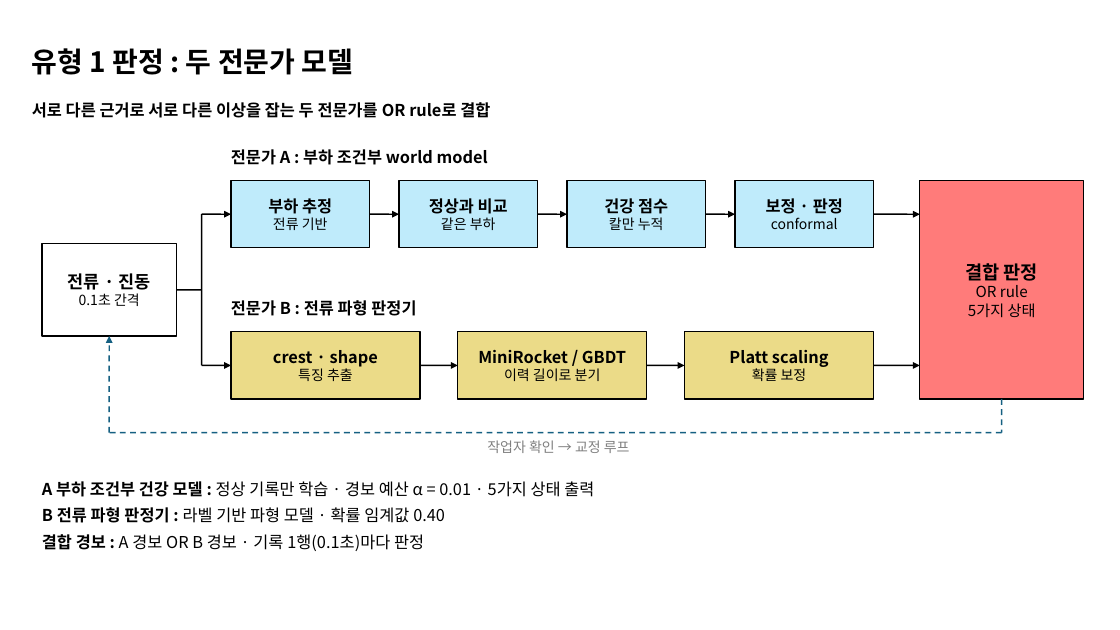
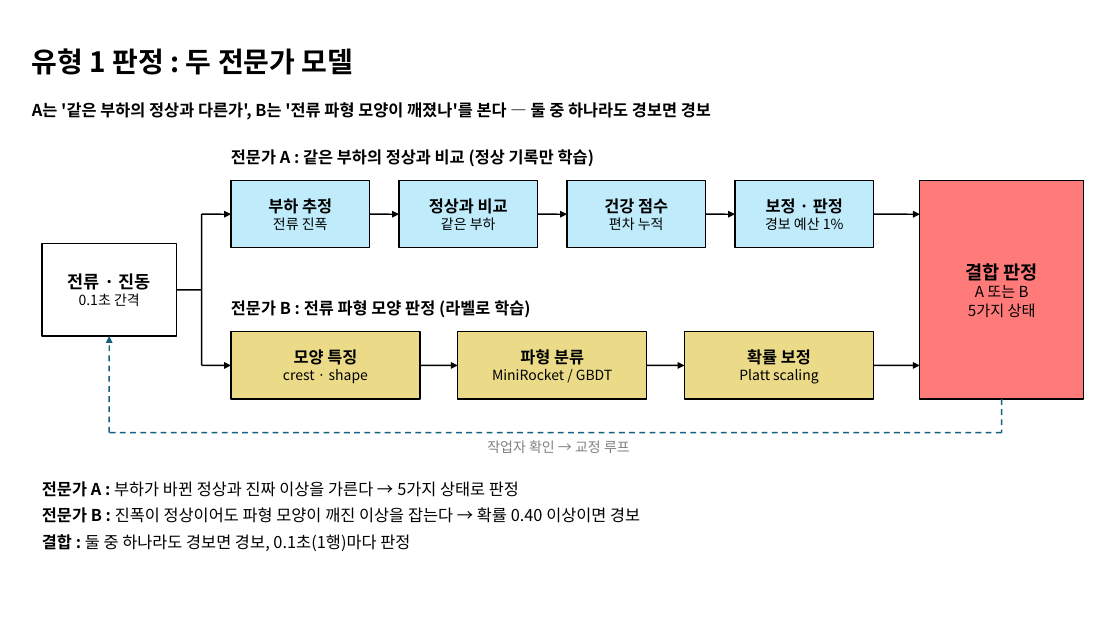
Before and after one commit to ZlataN-AI/KAMP, a slide deck: slide 8 of presentation/RIVET-WM_seminar.pptx. Drawn at 1120x630 pixels with LibreOffice and Linux fonts; fonts in the diff are those of the drawing. Boxes give left, top, right and bottom in pixels: in the first picture for what was removed or moved away, otherwise in the second. Text is boxed around its words. In the diff, an @@ line names an element or a change of style, - is before the commit and + after.

```diff
--- a/presentation/RIVET-WM_seminar.pptx
+++ b/presentation/RIVET-WM_seminar.pptx
@@ text at (32,100,711,122): text changed @@
-서로 다른 근거로 서로 다른 이상을 잡는 두 전문가를 OR rule로 결합
+A는 '같은 부하의 정상과 다른가', B는 '전류 파형 모양이 깨졌나'를 본다 — 둘 중 하나라도 경보면 경보
@@ text at (231,149,594,166): text changed @@
-전문가 A : 부하 조건부 world model
+전문가 A : 같은 부하의 정상과 비교 (정상 기록만 학습)
@@ text in rectangle at (273,217,328,230): text changed @@
-전류 기반
+전류 진폭
@@ text in rectangle at (609,217,664,230): text changed @@
-칼만 누적
+편차 누적
@@ text in rectangle at (765,217,844,230): text changed @@
-conformal
+경보 예산 1%
@@ text in rectangle at (975,285,1029,298): text changed @@
-OR rule
+A 또는 B
@@ text at (231,300,530,317): text changed @@
-전문가 B : 전류 파형 판정기
+전문가 B : 전류 파형 모양 판정 (라벨로 학습)
@@ text in rectangle at (294,349,357,365): paragraph added @@
+모양 특징
@@ text in rectangle at (520,349,584,365): paragraph added @@
+파형 분류
@@ text in rectangle at (747,349,811,365): paragraph added @@
+확률 보정
@@ text in rectangle at (283,369,368,384): size 14 to 12 pt, bold off in "crest · shape" @@
@@ text in rectangle at (298,368,353,381): paragraph removed @@
-특징 추출
@@ text in rectangle at (492,369,612,380): size 14 to 12 pt, bold off in "MiniRocket / GBDT" @@
@@ text in rectangle at (504,368,601,381): paragraph removed @@
-이력 길이로 분기
@@ text in rectangle at (739,369,819,384): size 14 to 12 pt, bold off in "Platt scaling" @@
@@ text in rectangle at (752,368,807,381): paragraph removed @@
-확률 보정
@@ text at (42,481,640,551): text changed @@
-A 부하 조건부 건강 모델 : 정상 기록만 학습 · 경보 예산 α = 0.01 · 5가지 상태 출력
-B 전류 파형 판정기 : 라벨 기반 파형 모델 · 확률 임계값 0.40
-결합 경보 : A 경보 OR B 경보 · 기록 1행(0.1초)마다 판정
+전문가 A : 부하가 바뀐 정상과 진짜 이상을 가른다 → 5가지 상태로 판정
+전문가 B : 진폭이 정상이어도 파형 모양이 깨진 이상을 잡는다 → 확률 0.40 이상이면 경보
+결합 : 둘 중 하나라도 경보면 경보, 0.1초(1행)마다 판정
```
Also in this commit, not shown: 26 other slides changed, 1 other file.
